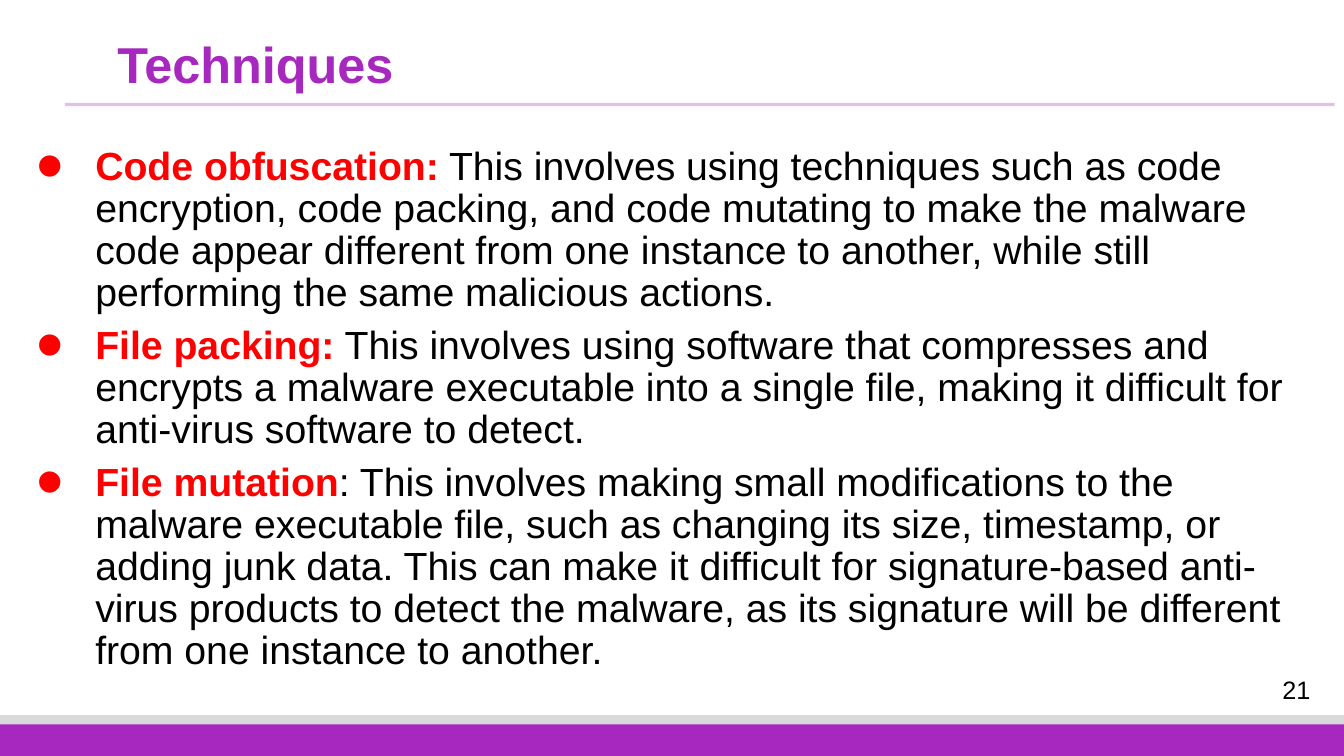
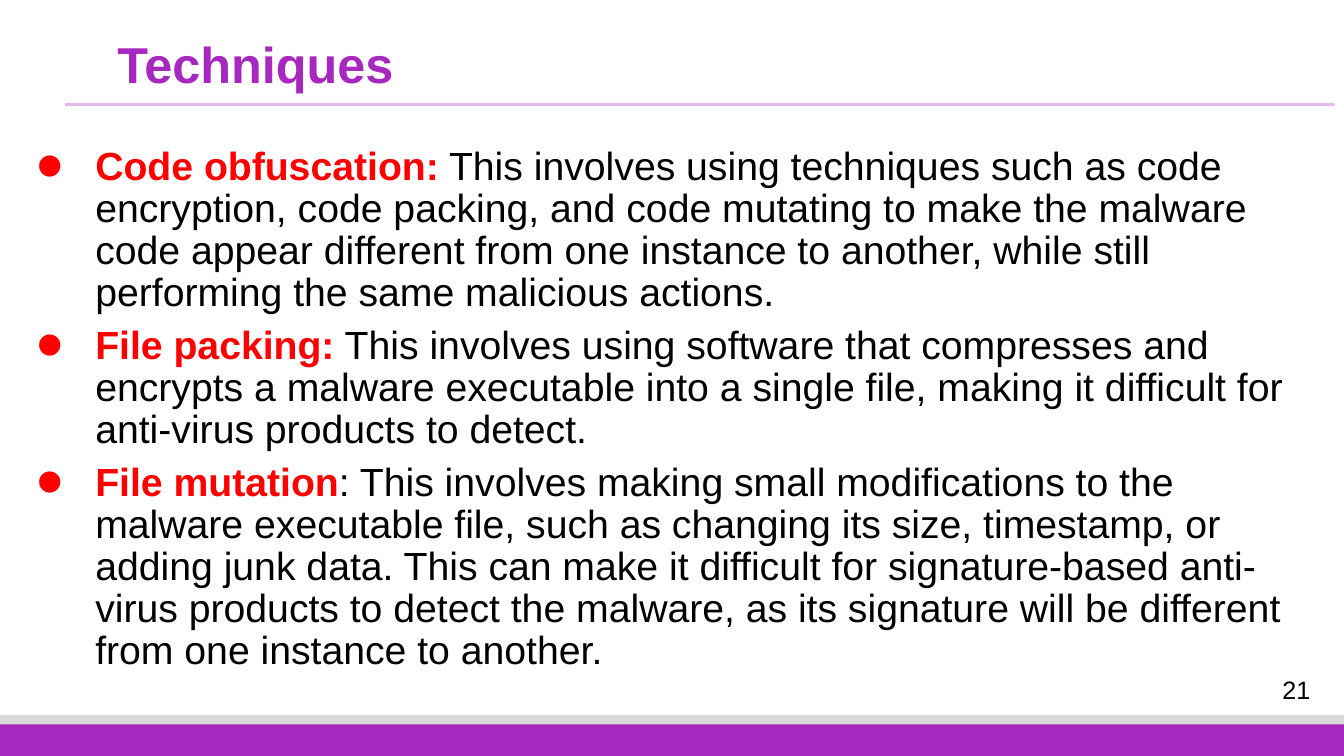
Before and after one commit to fangtian-zhong/fangtian-zhong.github.io, a slide deck: slide 21 of assets/slides/CSCI_591_Malicious_Code_Analysis_12.pptx. Drawn at 1344x756 pixels with LibreOffice and Linux fonts; fonts in the diff are those of the drawing; background and template pictures are left out. Boxes give left, top, right and bottom in pixels: in the first picture for what was removed or moved away, otherwise in the second. Text is boxed around its words. In the diff, an @@ line names an element or a change of style, - is before the commit and + after.

```diff
--- a/assets/slides/CSCI_591_Malicious_Code_Analysis_12.pptx
+++ b/assets/slides/CSCI_591_Malicious_Code_Analysis_12.pptx
@@ text at box(95, 330, 1283, 451): text changed @@
-• File packing: This involves using software that compresses and encrypts a malware executable into a single file, making it difficult for anti-virus software to detect.
+• File packing: This involves using software that compresses and encrypts a malware executable into a single file, making it difficult for anti-virus products to detect.
```
Also in this commit, not shown: 4 other slides changed.
